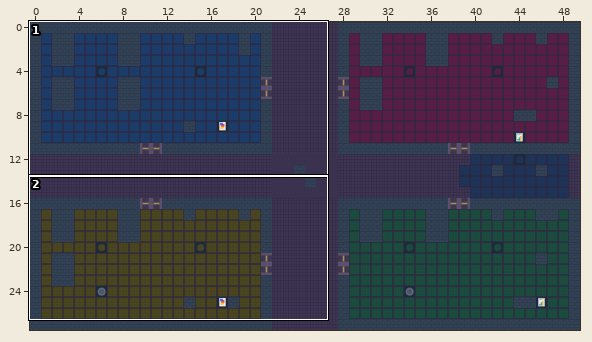
Two states of a Tiled map (JSON), apps/office-ui/public/assets/maps/office-default.tmj. The first picture is a wide view before the edit; the outline marks the close-up.
Close-up. Earlier state:
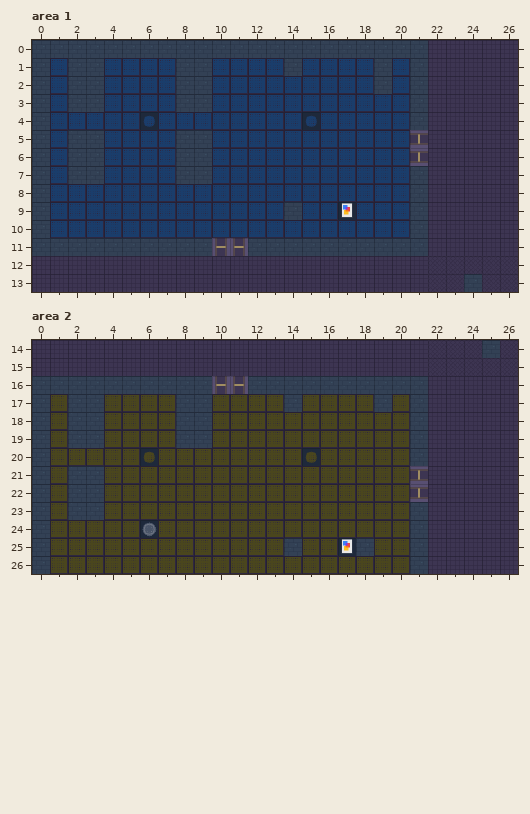
Cells are 32x32 px. Shown: area 1 x 0..26, y 0..13; area 2 x 0..26, y 14..26. The commit also changed other parts of the map, which this record leaves out. Tiles whose own drawing changed are shown in their newer look in all pictures.
After:
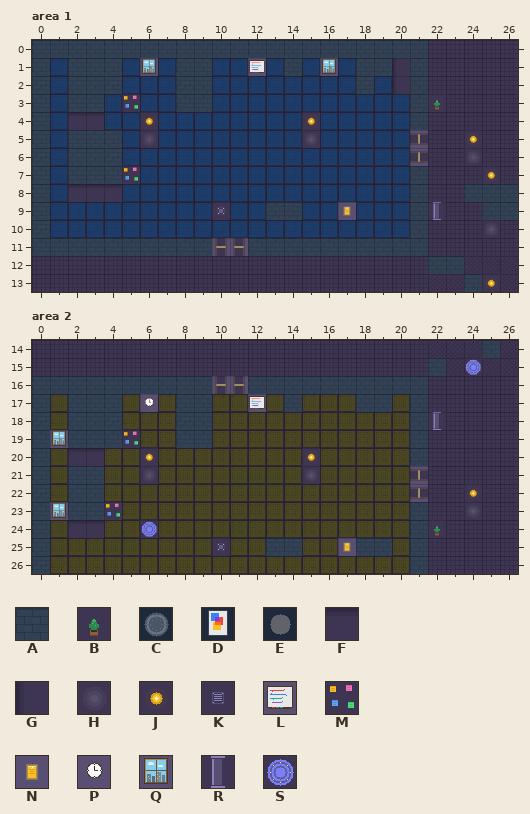
Key: from "office-tileset": A 1, B 34, C 46, D 47, E 50, F 63, G 64, H 65, J 66, K 67, L 68, M 69, N 72, P 73, Q 76, R 77, S 78.
_ is an empty cell.
Difference:
Layer "furniture", area 1:
The author put tile M in row 3 at x 5; in row 7 at x 5.
The author cleared the tile that lay hidden in row 2 at x 19; in rows 5 to 7 at x 8 to 9.
Layer "decorations", area 1:
The author put tile B in row 3 at x 22.
The author put tile F in row 4 at x 2 to 3; in row 8 at x 2 to 4.
The author put tile G in rows 1 to 2 at x 20.
The author put tile H in row 5 at x 6 and 15; in row 6 at x 24; in row 10 at x 25.
Tile E becomes tile J in row 4 at x 6 and 15.
The author put tile J in row 5 at x 24; in row 7 at x 25; in row 13 at x 25.
The author put tile K in row 9 at x 10.
The author put tile L in row 1 at x 12.
Tile D becomes tile N in row 9 at x 17.
The author put tile Q in row 1 at x 6 and 16.
The author put tile R in row 9 at x 22.
Layer "collision", area 1:
The author put tile A in rows 1 to 2 at x 4 and 18; in rows 5 to 7 at x 4; in row 9 at x 13; in row 12 at x 22 to 23.
The author cleared tile A in row 2 at x 19; in rows 5 to 7 at x 8 to 9.
Layer "furniture", area 2:
The author put tile M in row 19 at x 5; in row 23 at x 4.
The author put tile S in row 15 at x 24.
Layer "decorations", area 2:
The author put tile B in row 24 at x 22.
The author put tile F in row 20 at x 2 to 3; in row 24 at x 2 to 3.
The author put tile H in row 21 at x 6 and 15; in row 23 at x 24.
Tile E becomes tile J in row 20 at x 6 and 15.
The author put tile J in row 22 at x 24.
The author put tile K in row 25 at x 10.
The author put tile L in row 17 at x 12.
Tile D becomes tile N in row 25 at x 17.
The author put tile P in row 17 at x 6.
The author put tile Q in row 19 at x 1; in row 23 at x 1.
The author put tile R in row 18 at x 22.
Tile C becomes tile S in row 24 at x 6.
Layer "collision", area 2:
The author put tile A in row 15 at x 22; in row 17 at x 4 and 18; in rows 18 to 19 at x 4; in row 25 at x 13 and 19.
